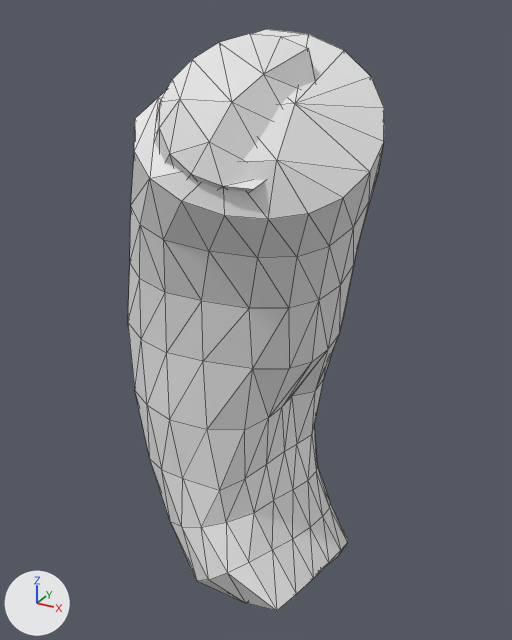
An edit to the glTF model raw-data/corridor-cache/470a6b74-a31b-4a50-bfff-da1b475c945b.glb, drawn before and after from the same camera.
The view is the same before and after, from a camera (50 mm lens) standing at (-0.0026, -0.0821, 0.3581) and looking at (-0.0365, -0.0205, 0.3273). Every picture has the same lights, and +X, +Y and +Z are marked at lower left. Mesh edges are drawn as thin lines.

Objects in the first picture: 'corridor'.
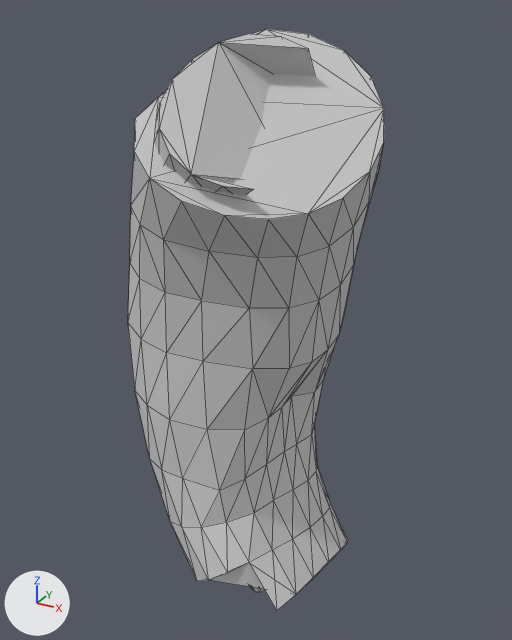
Edits to the scene script, one JSON object a line:
```json
{"op": "add", "block": "mat_material", "code": ["mat_material = principled_material('material')", "mat_material.base_color = (0.6, 0.6, 0.6)  # light grey #cbcbcb", "mat_material.roughness = 1.0"]}
{"block": "me_corridor", "where": "# used by ob_corridor; location = (0.0, 0.0, 0.0)"}
{"op": "remove", "block": "me_corridor", "code": "me_corridor.from_pydata(...)  # 382 vertices, 756 faces; spans x -0.0493..-0.0224, y -0.0344..-0.0101, z 0.2896..0.3564"}
{"op": "add", "block": "me_corridor", "code": "me_corridor.from_pydata(...)  # 365 vertices, 722 faces; spans x -0.0493..-0.0224, y -0.0344..-0.0101, z 0.2896..0.3564"}
{"block": "me_corridor", "change": "me_corridor part 1: 11 vertices removed from x -0.0368..-0.0281, y -0.0335..-0.0247, z 0.3456..0.3532"}
{"block": "me_corridor", "change": "me_corridor part 2: 6 vertices removed from x -0.0353..-0.027, y -0.0305..-0.0166, z 0.2917..0.2978"}
{"block": "me_corridor", "change": "me_corridor part 3: 660 faces spanning x -0.0493..-0.0224, y -0.0344..-0.0101, z 0.2896..0.3564 switch from no material to mat_material (light grey #cbcbcb)"}
```

Changed parts and their boxes [x1, y1, x2, y2] in the pictures (512 x 640 px):
```json
{"object": "corridor", "change": "reshaped", "before": [128, 29, 384, 611], "after": [128, 29, 384, 610]}
{"part": 1, "of": "me_corridor", "change": "deleted", "before": [150, 34, 384, 219]}
{"part": 2, "of": "me_corridor", "change": "deleted", "before": [198, 543, 347, 611]}
{"part": 3, "of": "me_corridor", "change": "recoloured", "before": [128, 98, 381, 594], "after": [128, 98, 381, 594]}
```
